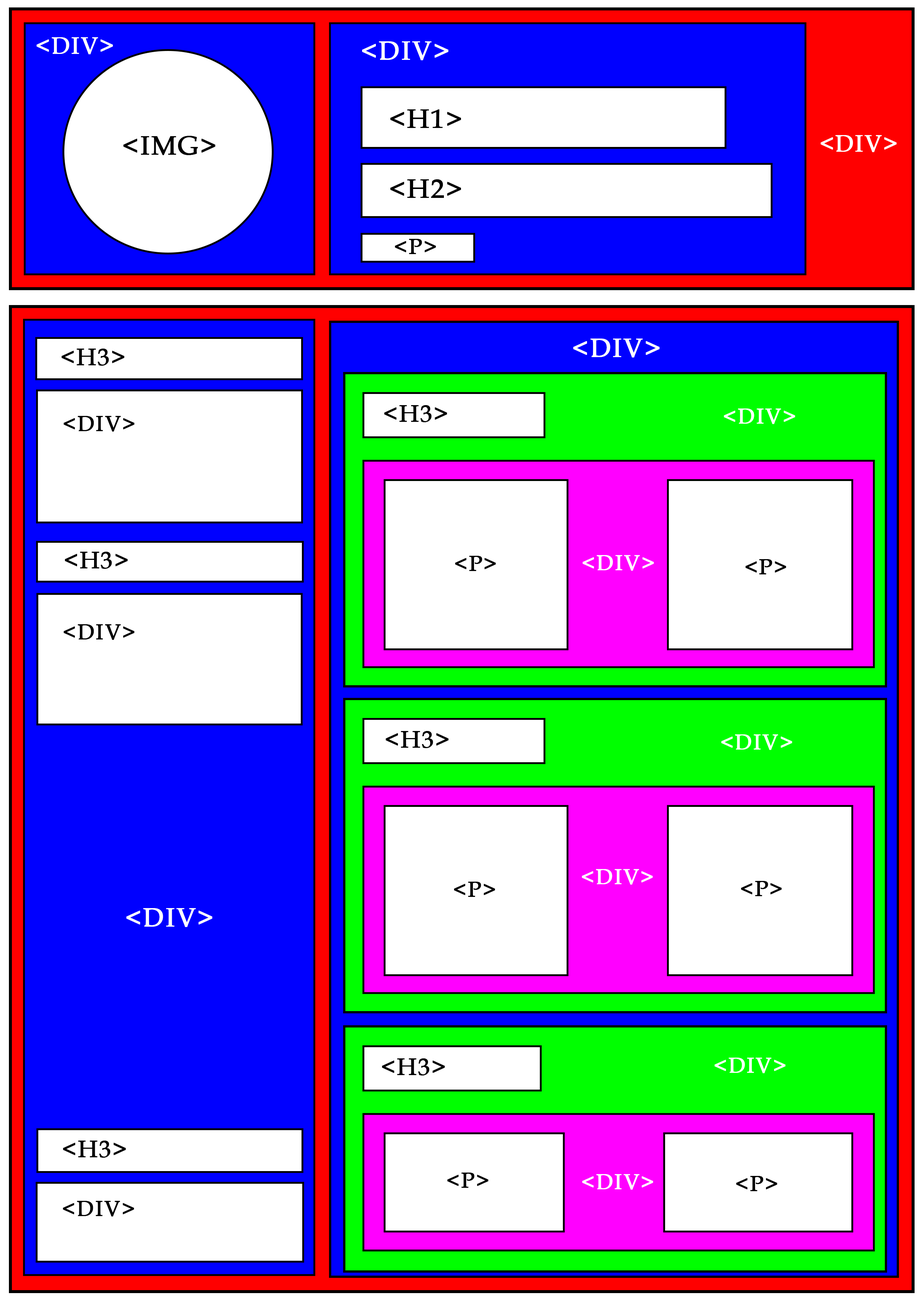
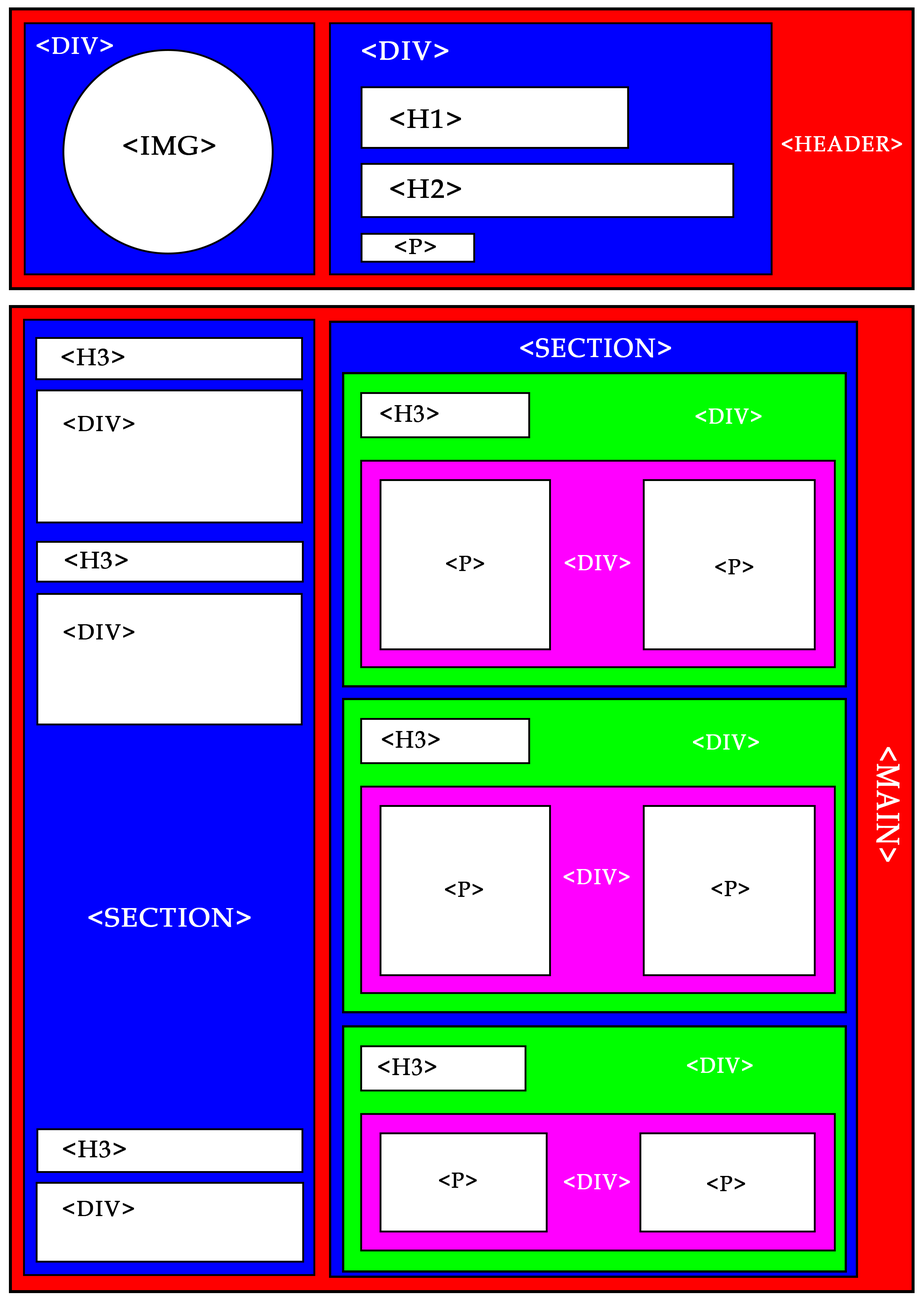
Revision of a layered 922 x 1305 image; what changed, layer by layer:
painted on "H2" over (732, 162, 771, 218)
painted on "H1" over (627, 86, 727, 149)
painted on "Bloc Hn" over (770, 22, 807, 276)
renamed "<Div>" to "<Header>", painted on it over (782, 135, 903, 153)
renamed "<Div>" to "<Section>", painted on it over (88, 907, 251, 927)
painted on "Puce" (1st of 2, in "Body" › "Colonne Droite" › "Bloc Formation") over (643, 479, 854, 651)
painted on "Texte" (1st of 2, in "Body" › "Colonne Droite" › "Bloc Formation") over (379, 479, 569, 651)
painted on "Bloc Textes + Puces" (1st of 2, in "Body" › "Colonne Droite" › "Bloc Formation") over (360, 459, 876, 668)
painted on "H3 Formation" over (360, 391, 546, 439)
painted on "Bloc Formation" (2nd of 2, in "Body" › "Colonne Droite" › "Bloc Formation") over (342, 371, 888, 688)
painted on "Puce" (2nd of 2, in "Body" › "Colonne Droite" › "Bloc Expérience") over (643, 804, 854, 976)
painted on "Texte" (2nd of 2, in "Body" › "Colonne Droite" › "Bloc Expérience") over (379, 804, 569, 976)
painted on "Bloc Textes + Puces" (2nd of 2, in "Body" › "Colonne Droite" › "Bloc Expérience") over (360, 785, 876, 994)
painted on "H3 Expérience" over (360, 717, 546, 764)
painted on "Bloc Expérience" (2nd of 2, in "Body" › "Colonne Droite" › "Bloc Expérience") over (342, 697, 888, 1014)
painted on "Texte 2" over (639, 1132, 854, 1233)
painted on "Texte 1" over (379, 1132, 565, 1233)
painted on "Bloc Texte 1 et 2" over (360, 1112, 876, 1252)
painted on "H3 Recommandation" over (360, 1045, 542, 1092)
painted on "Bloc Recommandation" (2nd of 2, in "Body" › "Colonne Droite" › "Bloc Recommandation") over (342, 1024, 888, 1273)
renamed "<Div>" to "<Section>", painted on it over (520, 338, 672, 358)
painted on "Colonne Droite" (2nd of 2, in "Body" › "Colonne Droite") over (856, 320, 900, 1278)
added layer "<MAIN>" in group "Colonne Droite" over (876, 746, 901, 862)
…and 15 more changes (15 painted)
